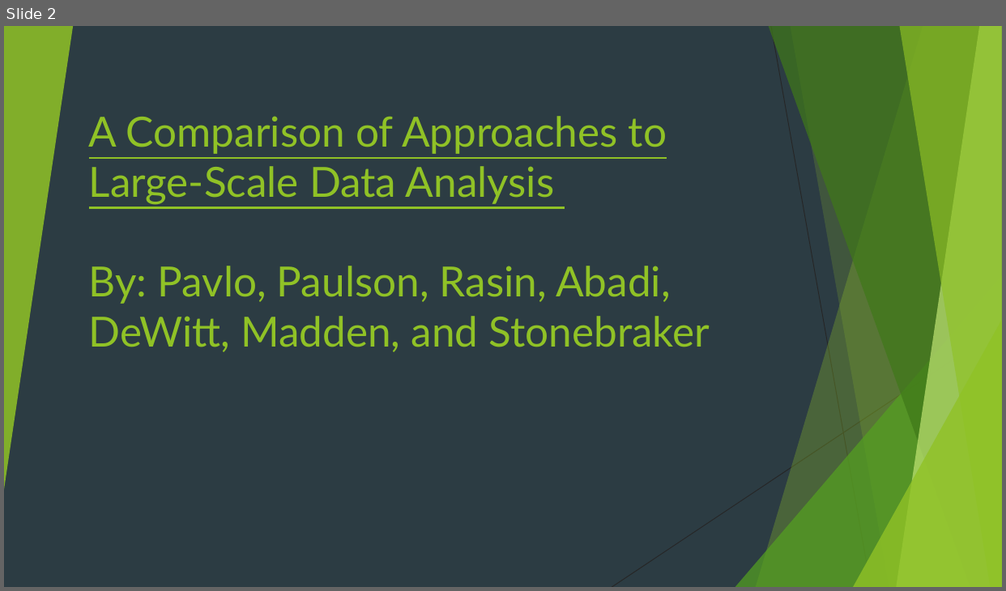
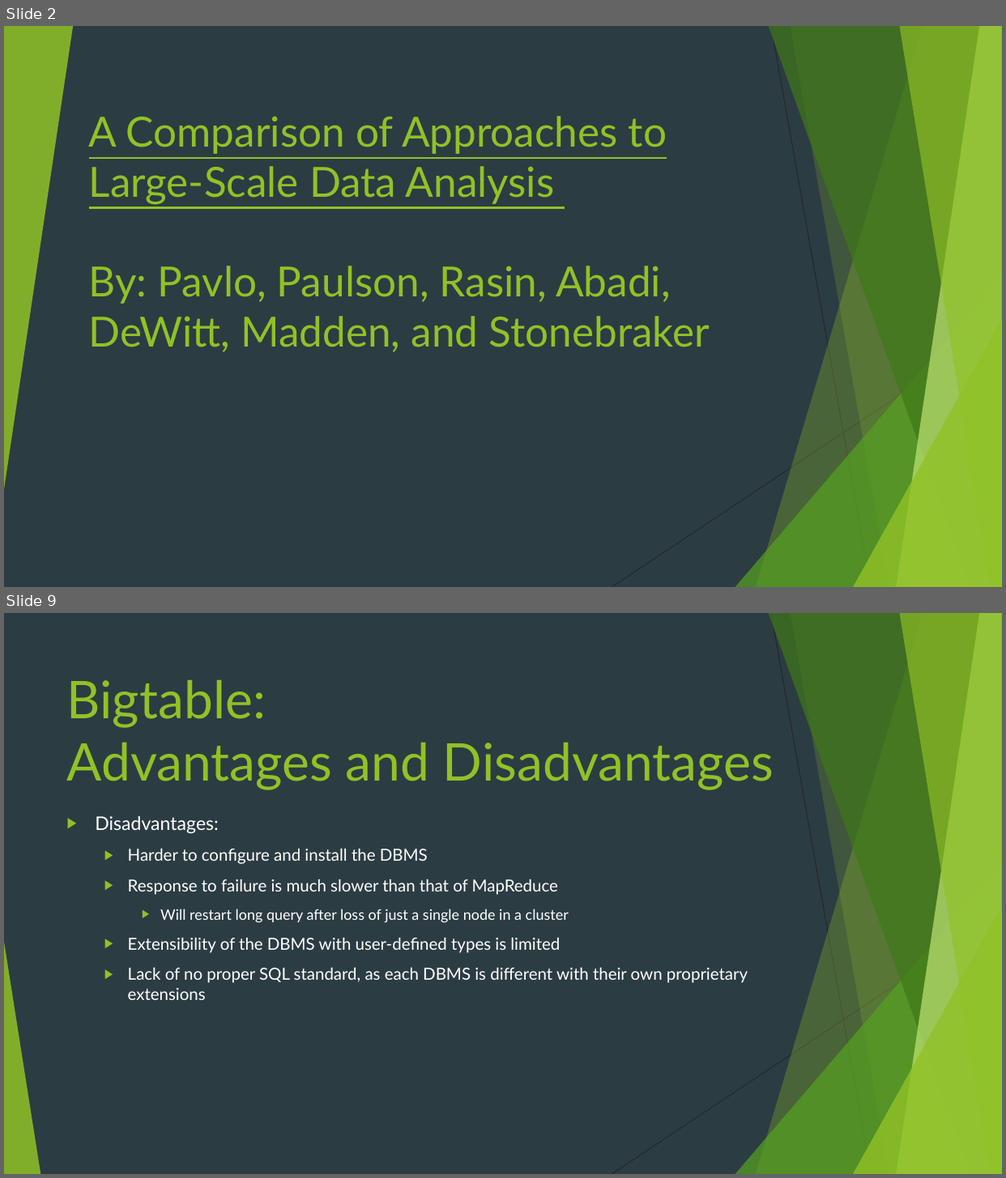
Before and after one commit to AndrewBaran/Database-Management, a slide deck: Big Data/Bigtable Presentation.pptx. Shown one above the other, each under a label of ours: slide 2 before the commit, slides 2 and 9 after it; the slides between them are not shown. The pictures are 1006x591 and 1006x1178 pixels, drawn with LibreOffice and Linux fonts; fonts in the diff are those of the drawing. Boxes give left, top, right and bottom in pixels: in the first picture for what was removed or moved away, otherwise in the second. Text is boxed around its words. In the diff, an @@ line names an element or a change of style, - is before the commit and + after.

```diff
--- a/Big Data/Bigtable Presentation.pptx
+++ b/Big Data/Bigtable Presentation.pptx
@@ slide 9 added at [4, 613, 1002, 1174], background #2C3C43; not listed: 9 template elements that a slide beside it also shows @@
@@ title added at [67, 680, 774, 790], 50 pt, text #90C226 @@
+Bigtable:
+Advantages and Disadvantages
@@ text added at [95, 816, 748, 1000], 16 pt, text #FFFFFF @@
+▶ Disadvantages:
+  ▶ Harder to configure and install the DBMS
+  ▶ Response to failure is much slower than that of MapReduce
+    ▶ Will restart long query after loss of just a single node in a cluster
+  ▶ Extensibility of the DBMS with user-defined types is limited
+  ▶ Lack of no proper SQL standard, as each DBMS is different with their own proprietary extensions
@@ triangle added at [4, 942, 40, 1174], fill #90C226 at 85% opacity @@
```
Also in this commit, not shown: 3 slides changed, 3 other slides added, 1 other file.
